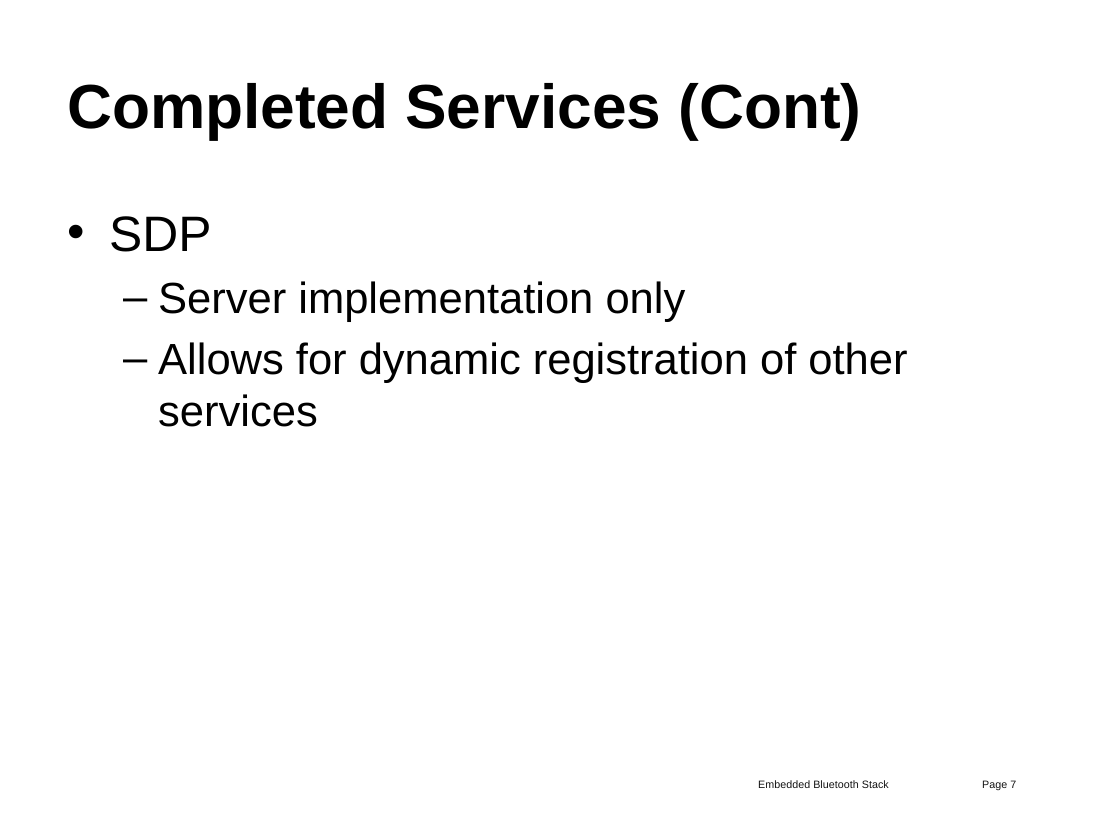
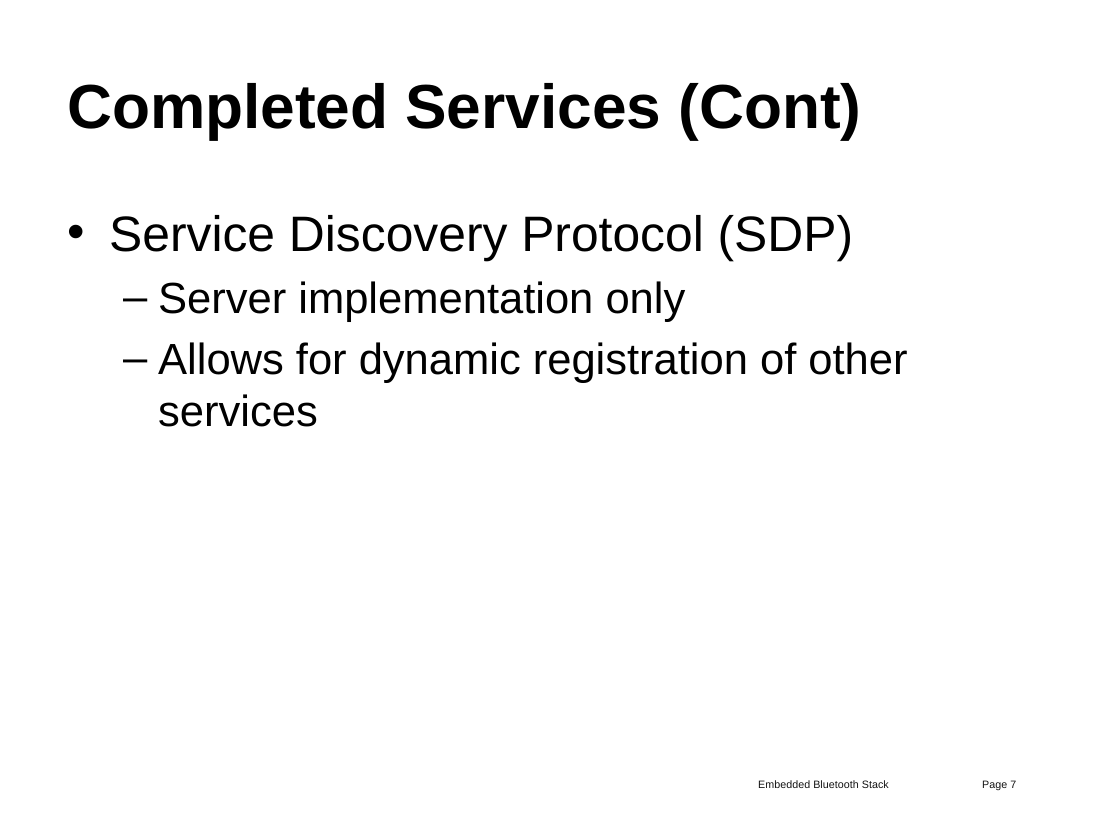
Before and after one commit to abcminiuser/explorerbot, a slide deck: slide 7 of End Year Presentation.pptx. Drawn at 1120x840 pixels with LibreOffice and Linux fonts; fonts in the diff are those of the drawing; background and template pictures are left out. Boxes give left, top, right and bottom in pixels: in the first picture for what was removed or moved away, otherwise in the second. Text is boxed around its words. In the diff, an @@ line names an element or a change of style, - is before the commit and + after.

```diff
--- a/End Year Presentation.pptx
+++ b/End Year Presentation.pptx
@@ text at bbox=[109, 215, 854, 261]: text changed @@
-• SDP
+• Service Discovery Protocol (SDP)
```
Also in this commit, not shown: 2 other slides changed.
